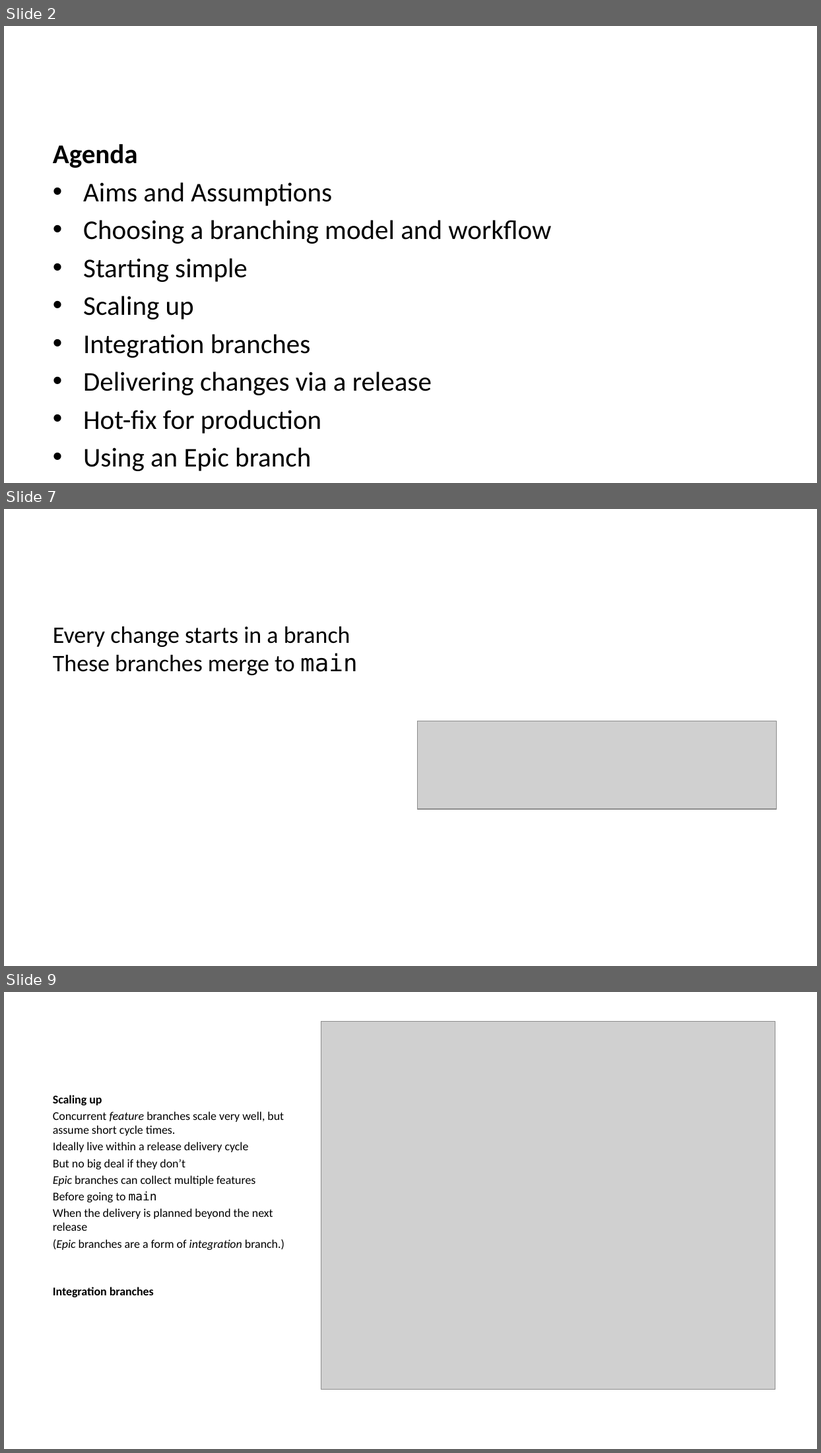
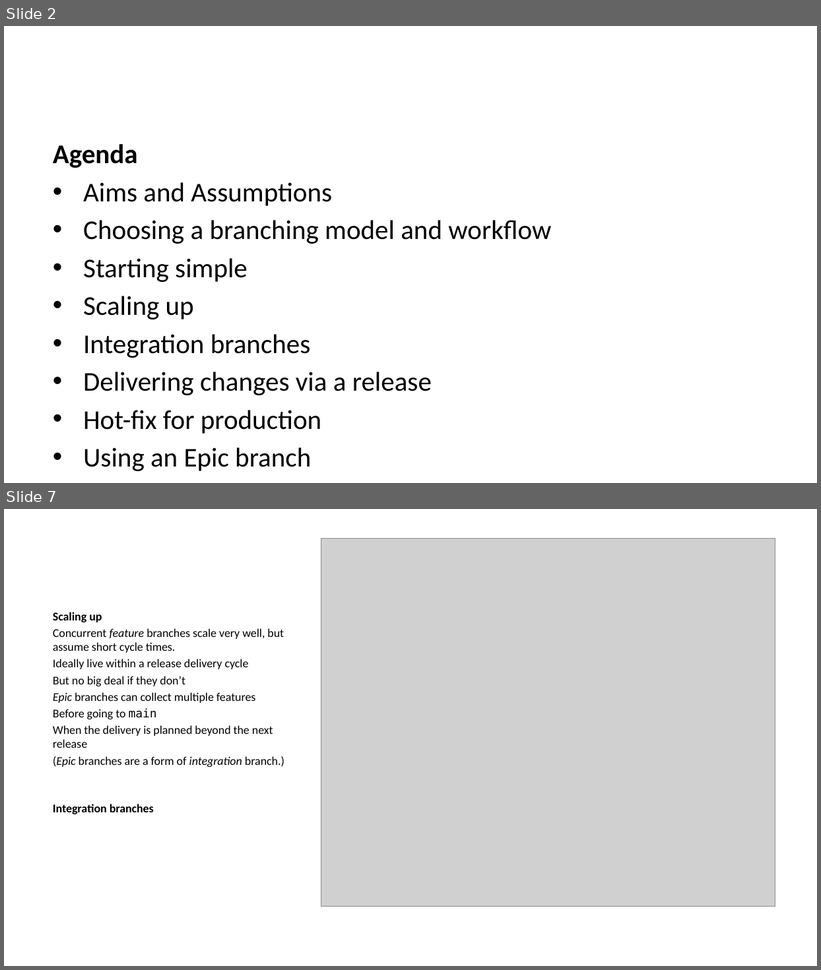
Before and after one commit to ijmitch/ukgse-2024-devops-git, a slide deck: docs/p1.pptx. Shown one above the other, each under a label of ours: slides 2, 7 and 9 before the commit, slides 2 and 7 after it; the slides between them are not shown. The pictures are 821x1453 and 821x970 pixels, drawn with LibreOffice and Linux fonts; fonts in the diff are those of the drawing; grey boxes stand for pictures. Boxes give left, top, right and bottom in pixels: in the first picture for what was removed or moved away, otherwise in the second. Text is boxed around its words. In the diff, an @@ line names an element or a change of style, - is before the commit and + after.

```diff
--- a/docs/p1.pptx
+++ b/docs/p1.pptx
@@ slide 7 removed at (4,509,817,966), background #FFFFFF @@
@@ text removed at (53,626,358,675) @@
-Every change starts in a branch These branches merge to main
@@ picture removed at (417,722,776,809) @@
@@ what was slide 9 is now slide 7 @@
```
Also in this commit, not shown: 3 slides changed, 1 slide added, 2 other slides removed, 5 other files.
